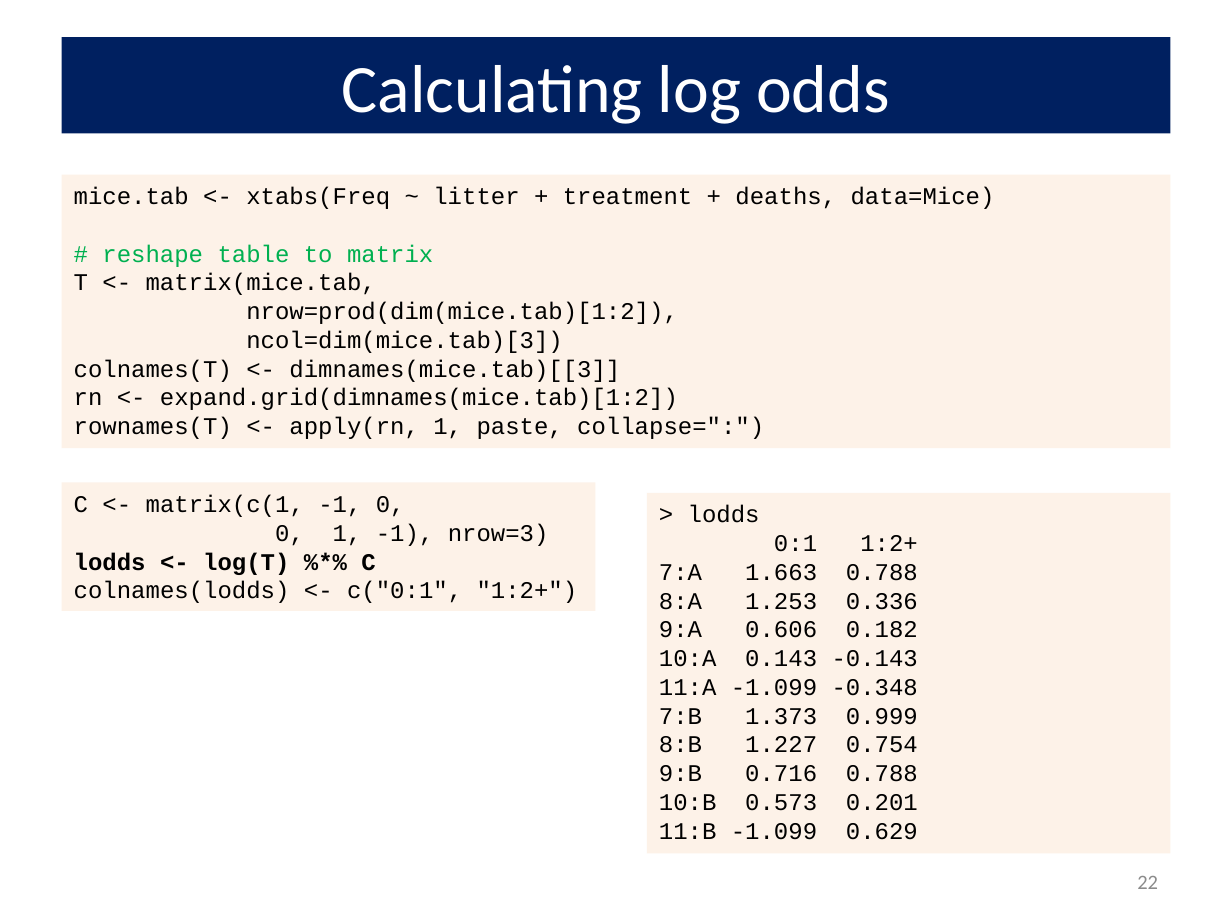
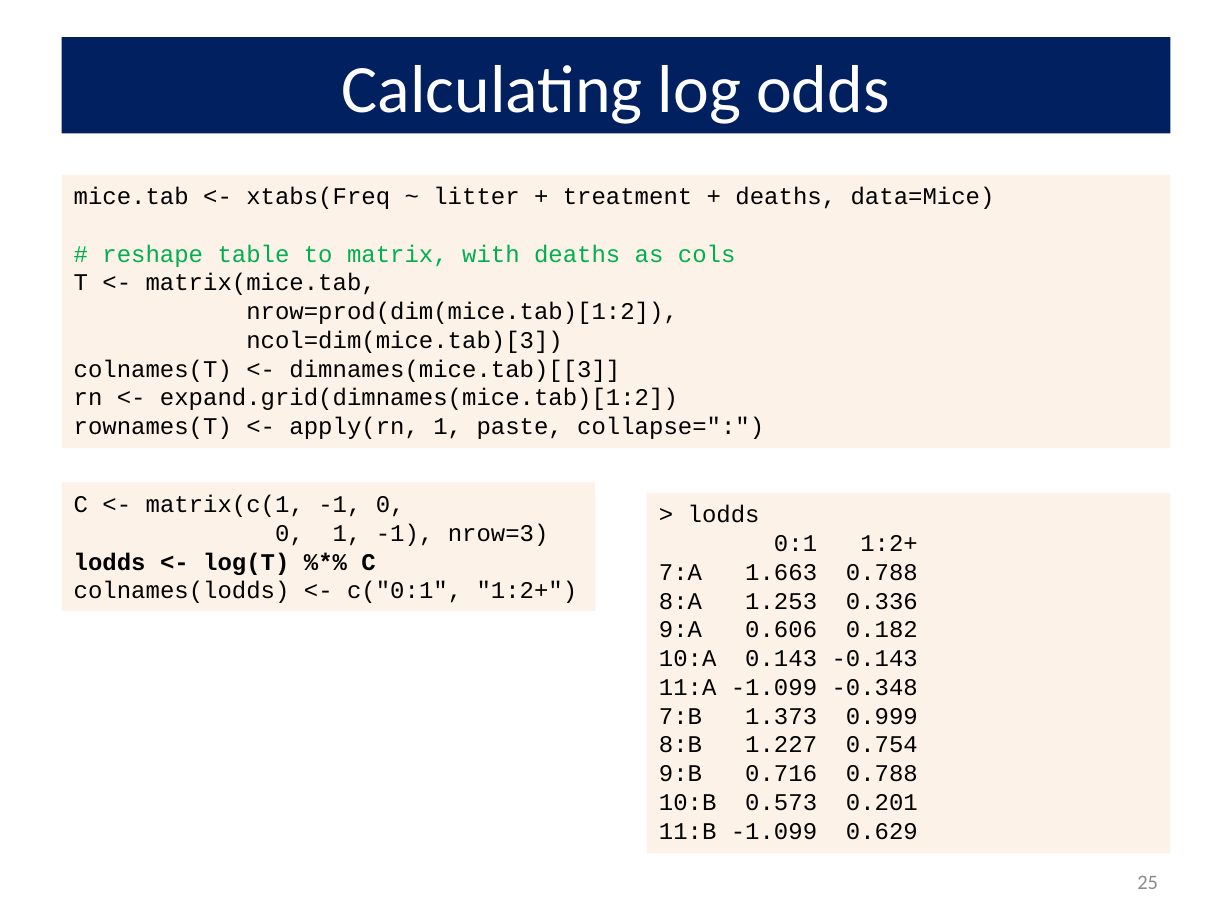
Before and after one commit to friendly/psy6136, a slide deck: slide 25 of docs/lectures/10-Log-Odds.pptx (slide 22 before the commit). Drawn at 1232x924 pixels with LibreOffice and Linux fonts; fonts in the diff are those of the drawing. Boxes give left, top, right and bottom in pixels: in the first picture for what was removed or moved away, otherwise in the second. Text is boxed around its words. In the diff, an @@ line names an element or a change of style, - is before the commit and + after.

```diff
--- a/docs/lectures/10-Log-Odds.pptx
+++ b/docs/lectures/10-Log-Odds.pptx
@@ text in rectangle at <box>102,244,736,267</box>: text changed @@
-# reshape table to matrix
+# reshape table to matrix, with deaths as cols
@@ page number at <box>1137,876,1158,889</box>: text changed @@
-22
+25
```
Also in this commit, not shown: 24 other slides changed, 7 slides added, 15 other files.
